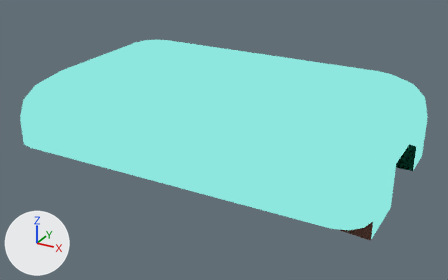
An edit to the Blender file Assets/World/C10L2/raw/C10L2.blend, drawn before and after from the same camera.
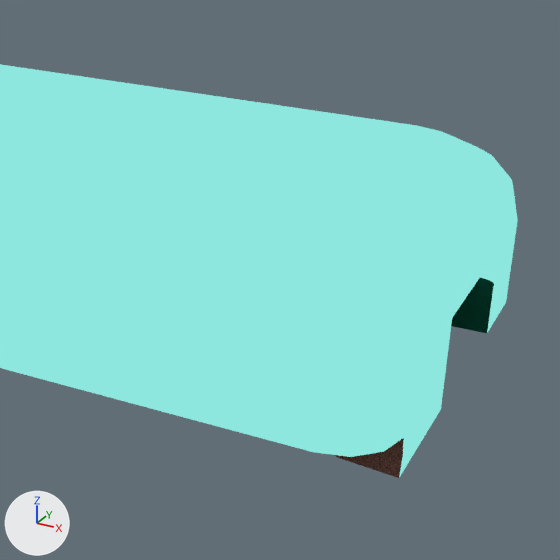
Old and new are each drawn whole from a camera (50 mm lens) standing at (257.0, -271.0, 134.0) and looking at (121.0, -25.0, 10.0) and again close up on the part from 40% to 100% of the width and 4% to 100% of the height. Every picture has the same lights, and +X, +Y and +Z are marked at lower left.

In view in the first close-up: 'Room6'.
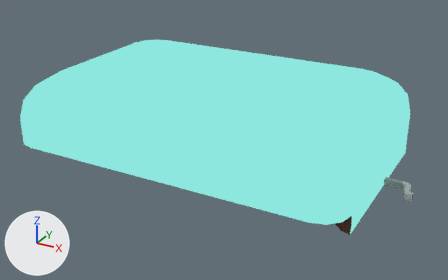
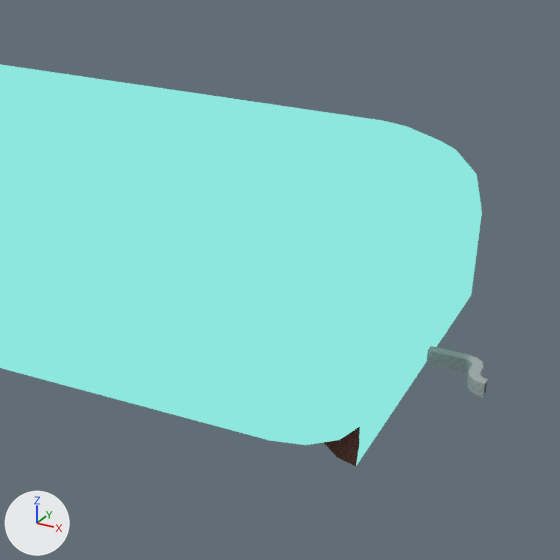
Boxes [x1, y1, x2, y2] around the edits, measured in the close-ups (560 x 560 px; the box of a moved part takes in the faces that stretch with it):
'Room6', reshaped
    before: [0, 64, 518, 478]
    after: [0, 64, 482, 466]
'Room7_Hallway', added
    after: [426, 346, 488, 397]
    faces in mat_uv_concrete: [426, 346, 488, 397]
    faces in mat_uv_metal_corrogated: [428, 352, 486, 396]
part 1 of me_plane, moved or reshaped
    before: [270, 120, 518, 478]
    after: [270, 120, 482, 466]
part 2 of me_plane, surface changed
    before: [337, 278, 494, 478]
    after: [337, 361, 427, 466]

Edits to the bpy script that builds the scene:
```text
Add img_tx_metal_corrogated_png:
    img_tx_metal_corrogated_png = load_image('tx_metal_corrogated.png', '../../C10L1/raw/SunRoom/tx_metal_corrogated.png', 64, 64, 'sRGB')
Add mat_uv_metal_corrogated:
    mat_uv_metal_corrogated = bpy.data.materials.new('uv_metal_corrogated')
    # colours: white #ffffff
    # uses the picture img_tx_metal_corrogated_png
Change me_plane:
    used by ob_room6; location = (76.0, -31.0, 0.1)
    remove me_plane.from_pydata(...)  # 890 vertices, 967 faces; spans x -36.0..134.0, y -53.0..56.0, z -1.0..47.0
    add me_plane.from_pydata(...)  # 888 vertices, 965 faces; spans x -36.0..126.0, y -53.0..56.0, z -1.0..47.0
    me_plane part 1
    4 vertices are removed from x 134.0, y -13.0..25.0, z 6.0..26.0
    8 faces are deleted
    54 vertices in x 101.0..134.0, y -53.0..56.0, z 6.0..47.0 move by (-8.0, 0.0, 0.0)
    2 vertices move from x 118.0, y -12.0..25.0, z 6.0 to x 126.0, y 5.0..7.0, z 6.0
    2 vertices are added at (126.0, 5.0, 9.0), (126.0, 7.0, 9.0)
    6 new faces join them, mat_ef_c10l2sky
    me_plane part 2: 15 kept faces spanning x 102.0..126.0, y -41.0..56.0, z 6.0..15.0 get new texture (UV) coordinates
Add me_plane_004:
    me_plane_004.from_pydata(...)  # 168 vertices, 178 faces; spans x -0.22..14.1, y -10.12..1.17, z 0.0..3.0
    me_plane_004.polygons.foreach_set('use_smooth', [True] * 178)
    # faces by material slot: [54, 108, 16]
    me_plane_004.materials.append(mat_ef_c10l2sky)
    me_plane_004.materials.append(mat_uv_concrete)
    me_plane_004.materials.append(mat_uv_metal_corrogated)
Add ob_room7_hallway:
    ob_room7_hallway = bpy.data.objects.new('Room7_Hallway', me_plane_004)
    ob_room7_hallway.location = (201.9, -25.0, 6.4)
```
